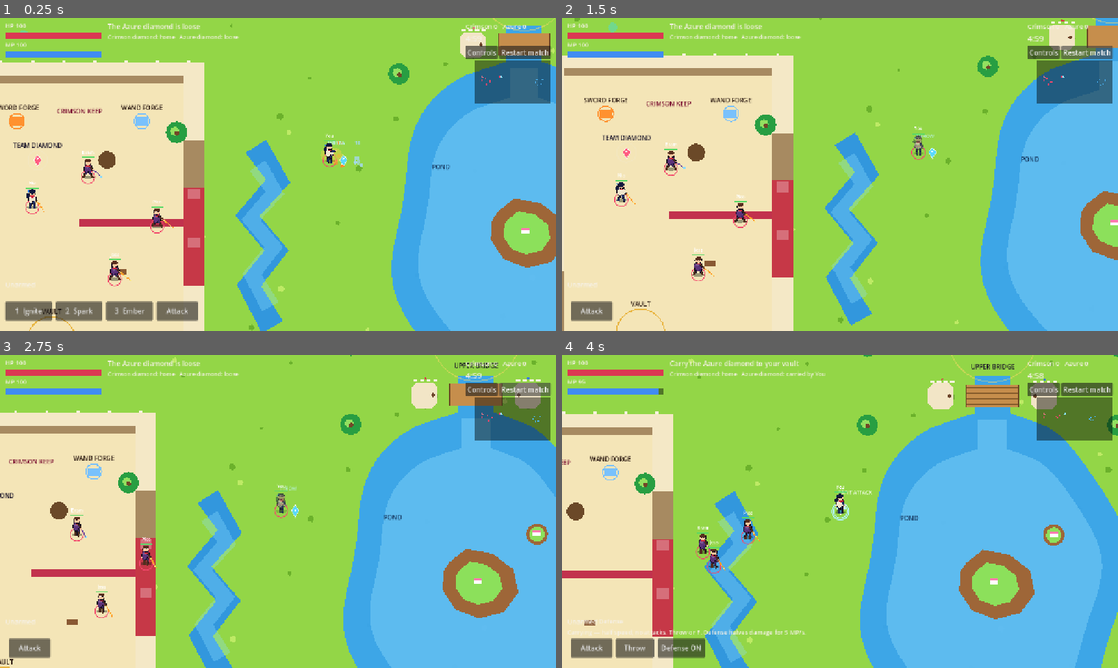
Above: before the commit, frames 1-4 (two rows, left to right).
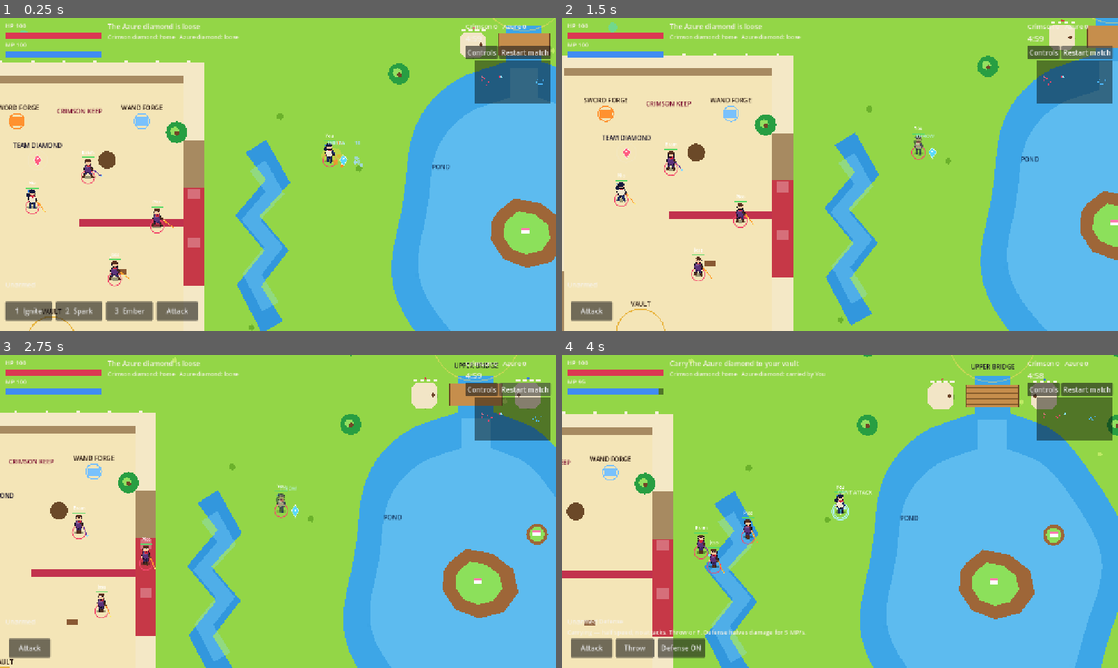
Above: after the commit, the same moments.

Repository: thomakhy025-code/black-forest-godot
Game: Godot game, scene res://scenes/smoke.tscn
The game is run twice, just before and just after one commit, with the same random seed, the same clock (stepped at 60 frames per second) and the same inputs. This scene is started directly instead of the project's main scene.
Inputs (mouse positions are in pixels of both pictures, inside the frame that each line leads up to):
- Up to frame 1 (0.25 s): no input
- Up to frame 2 (1.5 s): click "Restart match" at 0.5 s; click "Restart match" at 1.25 s
- Up to frame 3 (2.75 s): click "Restart match" at 2 s
- Up to frame 4 (4 s): tap Enter at 2.75 s; move the mouse to (962, 495) at 2.77 s; hold D (move_right) 2.78-3.5 s; tap J (attack) at 2.85 s; click (962, 495) at 2.92 s; tap Space (hop) at 3.02 s; tap G (guard) at 3.05 s; drag from (728, 527) to (845, 511) at 3.52 s

The runs differ from the first frame. In frame 1, 0.2% of the frame differs, in the area x 4-98%, y 1-100%; in frame 2, 0.3%; in frame 3, 0.4%, in the area x 12-99%, y 1-92%; in frame 4, 0.4%.

Commit message:
Stop redrawing the match on every frame.
Fighters, fire, and bot sight checks were rebuilt continuously, which made play stutter.

Co-authored-by: Cursor <cursoragent@cursor.com>

Diff:
--- a/scripts/balance.gd
+++ b/scripts/balance.gd
@@ -218,8 +218,15 @@
 	var g := {start: 0.0}
 	var f := {start: NODES[start].distance_to(NODES[goal])}
 	while open.size() > 0:
-		open.sort_custom(func(a, b): return float(f.get(a, 1e9)) < float(f.get(b, 1e9)))
-		var cur: String = open.pop_front()
+		var best_i := 0
+		var best_f := float(f.get(open[0], 1e9))
+		for i in range(1, open.size()):
+			var score := float(f.get(open[i], 1e9))
+			if score < best_f:
+				best_f = score
+				best_i = i
+		var cur: String = open[best_i]
+		open.remove_at(best_i)
 		if cur == goal:
 			var path: Array = [cur]
 			while came.has(path[0]):
--- a/scripts/diamond_view.gd
+++ b/scripts/diamond_view.gd
@@ -2,10 +2,15 @@
 
 var team := 0
 var bob := 0.0
+var _step := -1
 
 
 func _process(delta: float) -> void:
 	bob += delta
+	var step := int(bob * 6.0)
+	if step == _step:
+		return
+	_step = step
 	queue_redraw()
 
 
--- a/scripts/fighter_visual.gd
+++ b/scripts/fighter_visual.gd
@@ -22,6 +22,14 @@
 
 var _flip := 1.0
 var _origin := Vector2.ZERO
+var _pose := -1
+var _oval_pts := PackedVector2Array([
+	Vector2.ZERO, Vector2.ZERO, Vector2.ZERO, Vector2.ZERO,
+	Vector2.ZERO, Vector2.ZERO, Vector2.ZERO, Vector2.ZERO,
+])
+var _quad := PackedVector2Array([Vector2.ZERO, Vector2.ZERO, Vector2.ZERO, Vector2.ZERO])
+
+static var _circle := PackedVector2Array()
 
 
 func sync_from(u) -> void:
@@ -41,11 +49,54 @@
 	hit_flash = float(u.hit_flash)
 
 
+func _ready() -> void:
+	_ensure_circle()
+
+
+func _ensure_circle() -> void:
+	if not _circle.is_empty():
+		return
+	for i in 8:
+		var a := TAU * float(i) / 8.0
+		_circle.append(Vector2(cos(a), sin(a)))
+
+
 func _process(delta: float) -> void:
+	_ensure_circle()
+	var moving := (move_blend > 0.05 and not dead) or casting or channeling
 	if move_blend > 0.05 and not dead:
 		gait += delta * (2.2 + move_blend * 8.0)
 	elif casting or channeling:
 		gait += delta * 6.0
+	var step := 0
+	if moving:
+		step = int(gait * 1.5) & 7
+	var pose := step
+	pose = pose * 4 + _view_id()
+	pose = pose * 3 + _weapon_id()
+	pose = pose * 8 + mini(int(swing * 12.0), 7)
+	pose = pose * 8 + mini(int(attack_wind * 12.0), 7)
+	if dead:
+		pose += 100000
+	if carrying:
+		pose += 200000
+	if casting:
+		pose += 400000
+	if channeling:
+		pose += 800000
+	if dashing:
+		pose += 1600000
+	if ghost:
+		pose += 3200000
+	if hit_flash > 0.0:
+		pose += 6400000
+	if gender == "male":
+		pose += 12800000
+	if team == 1:
+		pose += 25600000
+	if pose == _pose:
+		return
+	_pose = pose
 	queue_redraw()
 
 
@@ -103,6 +154,25 @@
 		_sword_arm(outline, skin)
 
 
+func _view_id() -> int:
+	var view := _facing_view()
+	if view == "back":
+		return 1
+	if view == "right":
+		return 2
+	if view == "left":
+		return 3
+	return 0
+
+
+func _weapon_id() -> int:
+	if weapon_kind == "sword":
+		return 1
+	if weapon_kind == "wand":
+		return 2
+	return 0
+
+
 func _facing_view() -> String:
 	var names: PackedStringArray = PackedStringArray(["front", "back", "right", "left"])
 	var angles: Array[float] = [PI * 0.5, -PI * 0.5, 0.0, PI]
@@ -208,16 +278,20 @@
 		return
 	var dir := delta / length
 	var n := Vector2(-dir.y, dir.x) * radius
-	draw_colored_polygon(PackedVector2Array([_p(a + n), _p(a - n), _p(b - n), _p(b + n)]), color)
-	_oval(a, radius, radius, color)
-	_oval(b, radius, radius, color)
+	_quad[0] = _p(a + n)
+	_quad[1] = _p(a - n)
+	_quad[2] = _p(b - n)
+	_quad[3] = _p(b + n)
+	draw_colored_polygon(_quad, color)
 
 
 func _oval(center: Vector2, rx: float, ry: float, color: Color) -> void:
 	var at := _p(center)
-	draw_set_transform(at, 0.0, Vector2(rx, ry))
-	draw_circle(Vector2.ZERO, 1.0, color)
-	draw_set_transform(Vector2.ZERO, 0.0, Vector2.ONE)
+	var sx := rx * _flip
+	for i in 8:
+		var c: Vector2 = _circle[i]
+		_oval_pts[i] = at + Vector2(c.x * sx, c.y * ry)
+	draw_colored_polygon(_oval_pts, color)
 
 
 func _p(point: Vector2) -> Vector2:
--- a/scripts/fx_layer.gd
+++ b/scripts/fx_layer.gd
@@ -2,35 +2,67 @@
 
 var sim: Node = null
 var _font: Font
+var _drawing := false
+var _dot := PackedVector2Array([
+	Vector2.ZERO, Vector2.ZERO, Vector2.ZERO, Vector2.ZERO,
+	Vector2.ZERO, Vector2.ZERO, Vector2.ZERO, Vector2.ZERO,
+])
+
+static var _circle := PackedVector2Array()
 
 
 func _ready() -> void:
 	sim = get_parent()
 	_font = ThemeDB.fallback_font
 	z_index = 20
+	if _circle.is_empty():
+		for i in 8:
+			var a := TAU * float(i) / 8.0
+			_circle.append(Vector2(cos(a), sin(a)))
 
 
 func _process(_delta: float) -> void:
-	queue_redraw()
+	var draw := _needs_draw()
+	if draw or _drawing:
+		queue_redraw()
+	_drawing = draw
+
+
+func _needs_draw() -> bool:
+	if sim == null or sim.get("phase") == "boot":
+		return false
+	if not sim.fires.is_empty() or not sim.shots.is_empty() or not sim.mega_fx.is_empty():
+		return true
+	if not sim.saber_fx.is_empty() or not sim.bursts.is_empty() or not sim.floats.is_empty():
+		return true
+	for u in sim.units:
+		if u.channel != null:
+			return true
+	for k in sim.keeps:
+		if float(k["cap"]) > 0.0:
+			return true
+	for d in sim.diamonds:
+		if float(d.bank) > 0.05 and d.carrier != null:
+			return true
+	return false
+
+
+func _blob(at: Vector2, radius: float, color: Color) -> void:
+	for i in 8:
+		var c: Vector2 = _circle[i]
+		_dot[i] = at + c * radius
+	draw_colored_polygon(_dot, color)
 
 
 func _draw() -> void:
 	if sim == null or sim.get("phase") == "boot":
 		return
 	for f in sim.fires:
-		var a := clampf(float(f.t) / 5.0, 0.0, 1.0)
-		draw_circle(f.pos, float(f.r) * 1.15, Color(0.55, 0.08, 0.02, 0.28 * a))
-		draw_circle(f.pos, float(f.r), Color(1.0, 0.38, 0.05, 0.5 * a))
-		draw_circle(f.pos, float(f.r) * 0.45, Color(1.0, 0.86, 0.35, 0.75 * a))
-		draw_circle(f.pos, float(f.r) * 0.16, Color(1.0, 0.98, 0.85, 0.9 * a))
+		var a := clampf(float(f.t) / 2.4, 0.0, 1.0)
+		_blob(f.pos, float(f.r), Color(1.0, 0.42, 0.08, 0.62 * a))
 	for s in sim.shots:
 		if s.kind == "fireball":
-			var tail := Vector2(s.vx, s.vy)
-			if tail.length_squared() > 0.01:
-				tail = tail.normalized()
-			draw_circle(s.pos - tail * 0.45, 0.34, Color(1.0, 0.28, 0.02, 0.35))
-			draw_circle(s.pos, 0.42, Color(1.0, 0.42, 0.06, 0.55))
-			draw_circle(s.pos, 0.2, Color(1.0, 0.97, 0.75, 0.95))
+			_blob(s.pos, 0.28, Color(1.0, 0.45, 0.08, 0.9))
 		elif s.kind == "gem":
 			var gem: Vector2 = s.pos
 			draw_colored_polygon(PackedVector2Array([
@@ -84,7 +116,7 @@
 	for p in sim.bursts:
 		var c: Color = p.color
 		c.a = clampf(float(p.t) / 0.35, 0.0, 1.0)
-		draw_circle(p.pos, float(p.r), c)
+		_blob(p.pos, float(p.r), c)
 	if _font == null:
 		return
 	for f2 in sim.floats:
--- a/scripts/hud.gd
+++ b/scripts/hud.gd
@@ -31,6 +31,7 @@
 var again_btn: Button
 var minimap: Control
 var _skill_buttons := {}
+var _map_wait := 0.0
 
 
 func _ready() -> void:
@@ -165,7 +166,9 @@
 		var def: Dictionary = Balance.SKILLS[id]
 		var extra := "" if cd <= 0.0 else "  %.1f" % cd
 		btn.text = "%s  %s%s" % [def["key"], Balance.SHORT[id], extra]
-	if minimap:
+	_map_wait += _delta
+	if minimap and _map_wait >= 0.12:
+		_map_wait = 0.0
 		minimap.queue_redraw()
 
 
--- a/scripts/match.gd
+++ b/scripts/match.gd
@@ -48,6 +48,10 @@
 var result = null
 var last_data: Dictionary = {}
 var _clone_seq := 1
+var _steer := {}
+var _block_shape := CircleShape2D.new()
+var _block_query := PhysicsShapeQueryParameters2D.new()
+var _ray := PhysicsRayQueryParameters2D.new()
 
 @onready var camera: Camera2D = $Camera2D
 @onready var unit_root: Node2D = $Units
@@ -57,6 +61,13 @@
 func _ready() -> void:
 	camera.zoom = Vector2(32, 32)
 	camera.make_current()
+	unit_root.y_sort_enabled = true
+	_block_query.collide_with_bodies = true
+	_block_query.collide_with_areas = false
+	_block_query.shape = _block_shape
+	_ray.collide_with_bodies = true
+	_ray.collide_with_areas = false
+	_ray.hit_from_inside = false
 
 
 func start_match(data: Dictionary, record_results: bool = true, show_help: bool = false) -> void:
@@ -76,6 +87,7 @@
 	bursts.clear()
 	mega_fx.clear()
 	saber_fx.clear()
+	_steer.clear()
 	for child in unit_root.get_children():
 		child.free()
 	units.clear()
@@ -342,31 +354,51 @@
 	if pos.x - radius < 1.0 or pos.y - radius < 1.5 or pos.x + radius > Balance.MAP_W - 1.0 or pos.y + radius > Balance.MAP_H - 1.5:
 		return true
 	var space := get_world_2d().direct_space_state
-	var params := PhysicsShapeQueryParameters2D.new()
-	var shape := CircleShape2D.new()
-	shape.radius = maxf(0.05, radius)
-	params.shape = shape
-	params.transform = Transform2D(0.0, pos)
-	params.collision_mask = mask_for(team)
-	params.collide_with_bodies = true
-	params.collide_with_areas = false
-	if not space.intersect_shape(params, 1).is_empty():
+	_block_shape.radius = maxf(0.05, radius)
+	_block_query.transform = Transform2D(0.0, pos)
+	_block_query.collision_mask = mask_for(team)
+	if not space.intersect_shape(_block_query, 1).is_empty():
 		return true
 	return keep_blocks(pos, team)
 
 
 func los(a: Vector2, b: Vector2, team: int) -> bool:
-	for i in 14:
-		var p := a.lerp(b, float(i + 1) / 14.0)
-		if blocked_circle(p, 0.175, team):
-			return false
-	return true
+	if a.distance_squared_to(b) < 0.04:
+		return true
+	var space := get_world_2d().direct_space_state
+	_ray.from = a
+	_ray.to = b
+	_ray.collision_mask = mask_for(team)
+	if not space.intersect_ray(_ray).is_empty():
+		return false
+	return not _segment_hits_keep(a, b, team)
+
+
+func _segment_hits_keep(a: Vector2, b: Vector2, team: int) -> bool:
+	var delta := b - a
+	var len2 := delta.length_squared()
+	for k in keeps:
+		if float(k["down"]) > 0.0:
+			continue
+		var center: Vector2 = k["pos"]
+		var t := 0.0
+		if len2 > 0.0001:
+			t = clampf((center - a).dot(delta) / len2, 0.0, 1.0)
+		if keep_blocks(a + delta * t, team):
+			return true
+	return false
 
 
 func steer_point(u, goal: Vector2) -> Vector2:
 	if los(u.global_position, goal, u.team):
 		return goal
-	var path: Array = Balance.astar(Balance.closest_node(u.global_position), Balance.closest_node(goal))
+	var start := Balance.closest_node(u.global_position)
+	var goal_id := Balance.closest_node(goal)
+	var cached: Dictionary = _steer.get(u.unit_id, {})
+	var path: Array = cached.get("path", [])
+	if str(cached.get("from", "")) != start or str(cached.get("to", "")) != goal_id:
+		path = Balance.astar(start, goal_id)
+		_steer[u.unit_id] = {"from": start, "to": goal_id, "path": path}
 	var here: float = u.global_position.distance_to(goal)
 	for id in path:
 		var n: Vector2 = Balance.NODES[id]
@@ -1235,8 +1267,8 @@
 			s.pos += Vector2(s.vx, s.vy) * dt / float(steps)
 			if s.kind == "fireball":
 				s.trail += speed * dt / float(steps)
-				while s.trail >= 0.55:
-					s.trail -= 0.55
+				while s.trail >= 1.6:
+					s.trail -= 1.6
 					drop_fire(s.pos)
 				var hit = fireball_hit(s)
 				if hit != null:
@@ -1367,10 +1399,10 @@
 	var f := State.new()
 	f.pos = at
 	f.r = 0.45
-	f.t = 5.0
+	f.t = 2.4
 	fires.append(f)
-	if fires.size() > 420:
-		fires = fires.slice(fires.size() - 420)
+	if fires.size() > 40:
+		fires = fires.slice(fires.size() - 40)
 
 
 func standing_in_fire(u) -> bool:
@@ -1472,8 +1504,8 @@
 		p.color = color
 		p.r = 0.08 + randf() * 0.12
 		bursts.append(p)
-	if bursts.size() > 240:
-		bursts = bursts.slice(bursts.size() - 240)
+	if bursts.size() > 48:
+		bursts = bursts.slice(bursts.size() - 48)
 
 
 func _tick_fires(dt: float) -> void:
@@ -1540,26 +1572,33 @@
 
 func _sync_world() -> void:
 	for k in keeps:
-		var visual: Polygon2D = k["visual"]
+		var color := Color(0.95, 0.9, 0.78)
 		if float(k["down"]) > 0.0:
-			visual.color = Color(0.32, 0.28, 0.26, 0.55)
+			color = Color(0.32, 0.28, 0.26, 0.55)
 		elif int(k["owner"]) == 0:
-			visual.color = Color(0.86, 0.32, 0.42)
+			color = Color(0.86, 0.32, 0.42)
 		elif int(k["owner"]) == 1:
-			visual.color = Color(0.32, 0.55, 0.9)
-		else:
-			visual.color = Color(0.95, 0.9, 0.78)
+			color = Color(0.32, 0.55, 0.9)
+		_paint(k, color)
 	for group in [towers, [outpost]]:
 		for p in group:
 			if p == null:
 				continue
-			var vis: Polygon2D = p["visual"]
+			var color2 := Color(0.95, 0.9, 0.78)
 			if int(p["owner"]) == 0:
-				vis.color = Color(0.86, 0.32, 0.42)
+				color2 = Color(0.86, 0.32, 0.42)
 			elif int(p["owner"]) == 1:
-				vis.color = Color(0.32, 0.55, 0.9)
-			else:
-				vis.color = Color(0.96, 0.86, 0.55) if str(p.get("name", "")) == "Middle Outpost" else Color(0.95, 0.9, 0.78)
+				color2 = Color(0.32, 0.55, 0.9)
+			elif str(p.get("name", "")) == "Middle Outpost":
+				color2 = Color(0.96, 0.86, 0.55)
+			_paint(p, color2)
+
+
+func _paint(record: Dictionary, color: Color) -> void:
+	if record.get("_tint", null) == color:
+		return
+	record["_tint"] = color
+	(record["visual"] as Polygon2D).color = color
 
 
 func _separate(u) -> void:
@@ -1623,6 +1662,7 @@
 	bursts.clear()
 	mega_fx.clear()
 	saber_fx.clear()
+	_steer.clear()
 	for child in unit_root.get_children():
 		child.free()
 	units.clear()
--- a/scripts/profile.gd
+++ b/scripts/profile.gd
@@ -1,5 +1,5 @@
 extends Node
-## Local purse, stats, and skill cards. The browser account server is not used.
+## Local name, stats, and match record. The old card loadout is not used.
 
 const SAVE_PATH := "user://black-forest-profile.cfg"
 const Balance = preload("res://scripts/balance.gd")
@@ -21,16 +21,12 @@
 	_bind("throw", [KEY_F])
 	_bind("interact", [KEY_E])
 	_bind("hop", [KEY_SPACE])
-	_bind("weapon", [KEY_V])
 	_bind("guard", [KEY_G])
 	_bind("help", [KEY_H])
 	_bind("dismiss", [KEY_ESCAPE, KEY_ENTER])
 	_bind("skill1", [KEY_1])
 	_bind("skill2", [KEY_2])
 	_bind("skill3", [KEY_3])
-	_bind("skill4", [KEY_4])
-	_bind("skill5", [KEY_5])
-	_bind("skill6", [KEY_6])
 
 
 func _bind(action: String, keys: Array) -> void:
@@ -51,12 +47,7 @@
 		"coins": 10000,
 		"diamonds": 1000,
 		"stats": {"atk": 0, "spd": 0, "hp": 0, "cdr": 0, "mp": 0},
-		"cards": {"fireball": 10, "ice": 10, "firesword": 10, "lightning": 10, "mega": 10, "saber": 10},
-		"unlocked": {"fireball": false, "ice": false, "firesword": false, "lightning": false, "mega": false, "saber": false},
-		"equipped": {"fireball": false, "ice": false, "firesword": false, "lightning": false, "mega": false, "saber": false},
-		"free_unlocks": 2,
 		"tokens": 0,
-		"pending_draw": false,
 		"wins": 0,
 		"matches": 0,
 		"help_seen": false
@@ -73,6 +64,8 @@
 		return
 	_merge(data, saved)
 	_migrate_stats()
+	for key in ["cards", "unlocked", "equipped", "free_unlocks", "pending_draw"]:
+		data.erase(key)
 
 
 func _merge(dst: Dictionary, src: Dictionary) -> void:
@@ -129,99 +122,16 @@
 	return clean
 
 
-func equipped_ids() -> Array:
-	var ids: Array = []
-	for id in Balance.SKILL_ORDER:
-		if data["equipped"].get(id, false):
-			ids.append(id)
-	return ids
-
-
-func unlock(id: String) -> Dictionary:
-	if data["unlocked"].get(id, false):
-		return {"ok": true, "already": true}
-	if int(data["cards"].get(id, 0)) < 10:
-		return {"ok": false, "reason": "Need 10 %s cards." % Balance.SKILLS[id]["name"]}
-	var waived: bool = int(data["free_unlocks"]) > 0
-	if not waived and int(data["coins"]) < 10000:
-		return {"ok": false, "reason": "Need 10,000 coins."}
-	data["cards"][id] = int(data["cards"][id]) - 10
-	if waived:
-		data["free_unlocks"] = int(data["free_unlocks"]) - 1
-	else:
-		data["coins"] = int(data["coins"]) - 10000
-	data["unlocked"][id] = true
-	data["equipped"][id] = true
-	save_data()
-	return {"ok": true, "waived": waived}
-
-
-func toggle_equip(id: String) -> void:
-	if not data["unlocked"].get(id, false):
-		return
-	data["equipped"][id] = not bool(data["equipped"][id])
-	save_data()
-
-
 func apply_suggested() -> void:
 	data["stats"] = {"atk": 2, "spd": 2, "hp": 2, "cdr": 2, "mp": 2}
 	save_data()
 
 
-func prepare_loadout() -> void:
-	for id in Balance.SKILL_ORDER:
-		data["unlocked"][id] = true
-	if equipped_ids().size() != 3:
-		for id in Balance.SKILL_ORDER:
-			data["equipped"][id] = id == "fireball" or id == "ice" or id == "lightning"
-	save_data()
-
-
-func toggle_loadout(id: String) -> void:
-	if data["equipped"].get(id, false):
-		data["equipped"][id] = false
-	elif equipped_ids().size() < 3:
-		data["equipped"][id] = true
-	save_data()
-
-
-func roll_draw(pool: String) -> Dictionary:
-	var keys: Array = ["fireball", "ice"] if pool == "magic" else ["firesword", "lightning"]
-	var got := {"fireball": 0, "ice": 0, "firesword": 0, "lightning": 0}
-	for _i in 5:
-		var k: String = keys[randi() % keys.size()]
-		got[k] = int(got[k]) + 1
-		data["cards"][k] = int(data["cards"].get(k, 0)) + 1
-	return got
-
-
-func grant_draws(pool: String, times: int) -> Dictionary:
-	var sum := {"fireball": 0, "ice": 0, "firesword": 0, "lightning": 0}
-	for _i in times:
-		var got := roll_draw(pool)
-		for k in sum.keys():
-			sum[k] = int(sum[k]) + int(got[k])
-	save_data()
-	return sum
-
-
-func format_got(got: Dictionary) -> String:
-	var parts: Array = []
-	for k in Balance.SKILL_ORDER:
-		if int(got.get(k, 0)) > 0:
-			parts.append("%d %s" % [int(got[k]), Balance.SKILLS[k]["name"]])
-	if parts.is_empty():
-		return "nothing"
-	return ", ".join(parts)
-
-
-func note_match(won: bool, draw: bool) -> void:
+func note_match(won: bool, _draw: bool) -> void:
 	data["matches"] = int(data["matches"]) + 1
 	if won:
 		data["coins"] = int(data["coins"]) + 2500
 		data["diamonds"] = int(data["diamonds"]) + 100
 		data["tokens"] = int(data["tokens"]) + 1
 		data["wins"] = int(data["wins"]) + 1
-	elif draw:
-		data["pending_draw"] = true
 	save_data()
--- a/scripts/unit.gd
+++ b/scripts/unit.gd
@@ -69,6 +69,12 @@
 @onready var blade: Polygon2D = $Visual/WeaponPivot/Blade
 @onready var anim: AnimationPlayer = $AnimationPlayer
 @onready var sensor: Area2D = $Sensor
+@onready var body_col: CollisionShape2D = $CollisionShape2D
+
+var _draw_key := -1
+var _fade := 1.0
+var _motion := PhysicsTestMotionParameters2D.new()
+var _motion_hit := PhysicsTestMotionResult2D.new()
 
 
 func _ready() -> void:
@@ -78,11 +84,11 @@
 	collision_mask = Balance.LAYER_WALL
 	var shape := CircleShape2D.new()
 	shape.radius = radius
-	$CollisionShape2D.shape = shape
+	body_col.shape = shape
 	var sensor_shape := CircleShape2D.new()
 	sensor_shape.radius = 0.08
 	$Sensor/CollisionShape2D.shape = sensor_shape
-	sensor.monitoring = true
+	sensor.monitoring = false
 	sensor.monitorable = false
 	sensor.collision_layer = 0
 	sensor.collision_mask = Balance.LAYER_WATER | Balance.LAYER_BRIDGE | Balance.LAYER_ISLAND
@@ -126,7 +132,6 @@
 	if not active:
 		return
 	_sync_visual()
-	queue_redraw()
 
 
 func tick(dt: float) -> void:
@@ -137,7 +142,6 @@
 		respawn_t -= dt
 		if respawn_t <= 0.0:
 			sim.respawn_unit(self)
-		_sync_visual()
 		return
 	for id in cds.keys():
 		if float(cds[id]) > 0.0:
@@ -255,7 +259,6 @@
 	_follow_clones(dt)
 	if carrying != null:
 		carrying.pos = global_position + Vector2(0, -0.2)
-	_sync_visual()
 
 
 func predict_move(dt: float) -> void:
@@ -394,12 +397,10 @@
 
 
 func _motion_hits(motion: Vector2) -> bool:
-	var params := PhysicsTestMotionParameters2D.new()
-	params.from = global_transform
-	params.motion = motion
-	params.margin = 0.01
-	var result := PhysicsTestMotionResult2D.new()
-	return PhysicsServer2D.body_test_motion(get_rid(), params, result)
+	_motion.from = global_transform
+	_motion.motion = motion
+	_motion.margin = 0.01
+	return PhysicsServer2D.body_test_motion(get_rid(), _motion, _motion_hit)
 
 
 func root_locked() -> bool:
@@ -607,23 +608,6 @@
 				rig.set("carrying", carrying != null)
 
 
-func _view_for(angle: float) -> Dictionary:
-	var choices: Array = [
-		{"view": "front", "ang": PI / 2.0, "flip": false},
-		{"view": "back", "ang": -PI / 2.0, "flip": false},
-		{"view": "side", "ang": 0.0, "flip": false},
-		{"view": "side", "ang": PI, "flip": true}
-	]
-	var best: Dictionary = choices[0]
-	var best_d := 99.0
-	for choice in choices:
-		var d := absf(Balance.ang_diff(angle, float(choice["ang"])))
-		if d < best_d:
-			best_d = d
-			best = choice
-	return best
-
-
 func _stick_wish() -> Vector2:
 	if sim == null or sim.hud == null or not sim.hud.has_method("stick_wish"):
 		return Vector2.ZERO
@@ -632,33 +616,38 @@
 
 
 func _sync_visual() -> void:
-	if sprite:
-		sprite.visible = false
-	if blade:
-		blade.visible = false
 	if fighter and fighter.has_method("sync_from"):
 		fighter.sync_from(self)
-		if invuln > 0.0 and fmod(sim.time * 12.0, 1.0) < 0.35:
-			fighter.modulate.a = 0.45
-		else:
-			fighter.modulate.a = 1.0
-	z_index = int(global_position.y * 10.0)
-	$CollisionShape2D.disabled = dead
-	if anim == null:
-		return
-	var next := "lib/idle"
-	if dead:
-		next = "lib/death"
-	elif root_locked():
-		next = "lib/channel"
-	elif swing_vis > 0.0:
-		next = "lib/swing"
-	elif cast != null:
-		next = "lib/cast"
-	elif move_blend > 0.25:
-		next = "lib/walk"
-	if anim.current_animation != next:
-		anim.play(next)
+		var fade := 0.45 if invuln > 0.0 and fmod(sim.time * 12.0, 1.0) < 0.35 else 1.0
+		if fade != _fade:
+			_fade = fade
+			fighter.modulate.a = fade
+	if body_col.disabled != dead:
+		body_col.disabled = dead
+	if anim != null:
+		var next := "lib/idle"
+		if dead:
+			next = "lib/death"
+		elif root_locked():
+			next = "lib/channel"
+		elif swing_vis > 0.0:
+			next = "lib/swing"
+		elif cast != null:
+			next = "lib/cast"
+		elif move_blend > 0.25:
+			next = "lib/walk"
+		if anim.current_animation != next:
+			anim.play(next)
+	var key := int(hp)
+	key = key * 2 + (1 if swing_vis > 0.0 else 0)
+	key = key * 2 + (1 if guard and carrying != null else 0)
+	key = key * 2 + (1 if dead else 0)
+	key = key * 2 + (1 if cast != null else 0)
+	key = key * 4 + (1 if swing_kind == "rect" else 2 if swing_kind == "arc" else 0)
+	if key == _draw_key:
+		return
+	_draw_key = key
+	queue_redraw()
 
 
 func _draw() -> void:
--- a/scripts/world_builder.gd
+++ b/scripts/world_builder.gd
@@ -35,9 +35,9 @@
 	_grass(parent)
 	_bounds(parent)
 	for poly in rivers:
-		_area_poly(parent, poly, Balance.LAYER_WATER, "water", Color(0.18, 0.58, 0.9, 0.95))
+		_poly(parent, poly, Color(0.18, 0.58, 0.9, 0.95))
 		_poly(parent, inset_poly(poly, 0.78), Color(0.55, 0.88, 1.0, 0.32))
-	_area_poly(parent, pond_s, Balance.LAYER_WATER, "water", Color(0.22, 0.64, 0.94, 0.95))
+	_poly(parent, pond_s, Color(0.22, 0.64, 0.94, 0.95))
 	_poly(parent, inset_poly(pond_s, 0.8), Color(0.62, 0.9, 1.0, 0.34))
 
 	var isles: Array = []
@@ -45,12 +45,11 @@
 	isles.append({"pos": Vector2(96.8, 43.4) * 0.5, "r": 1.55 * 0.5})
 	for isle in isles:
 		if isle.has("poly"):
-			_area_poly(parent, isle["poly"], Balance.LAYER_ISLAND, "dry", Color(0.62, 0.4, 0.22, 1))
+			_poly(parent, isle["poly"], Color(0.62, 0.4, 0.22, 1))
 			_poly(parent, inset_poly(isle["poly"], 0.62), Color(0.55, 0.88, 0.36, 1))
 		else:
-			var circle := circle_poly(isle["pos"], float(isle["r"]), 18)
-			_area_poly(parent, circle, Balance.LAYER_ISLAND, "dry", Color(0.62, 0.4, 0.22, 1))
-			_poly(parent, circle_poly(isle["pos"], float(isle["r"]) * 0.72, 14), Color(0.55, 0.88, 0.36, 1))
+			_poly(parent, circle_poly(isle["pos"], float(isle["r"]), 12), Color(0.62, 0.4, 0.22, 1))
+			_poly(parent, circle_poly(isle["pos"], float(isle["r"]) * 0.72, 10), Color(0.55, 0.88, 0.36, 1))
 
 	var bridges: Array = []
 	var deck := 7.6
@@ -61,7 +60,7 @@
 	for rect_item in bridge_specs:
 		var rect: Rect2 = rect_item
 		var poly := rect_poly(rect)
-		_area_poly(parent, poly, Balance.LAYER_BRIDGE, "dry", Color(0.78, 0.56, 0.3, 1))
+		_poly(parent, poly, Color(0.78, 0.56, 0.3, 1))
 		for plank in 4:
 			var y: float = rect.position.y + rect.size.y * (float(plank) + 0.5) / 4.0
 			_poly(parent, rect_poly(Rect2(rect.position.x + 0.08, y, rect.size.x - 0.16, 0.05)), Color(0.5, 0.34, 0.16, 0.9))
@@ -531,7 +530,7 @@
 
 
 static func _tufts(parent: Node2D) -> void:
-	for i in 90:
+	for i in 36:
 		var x := 2.0 + float(_mix(i * 17 + 3) % 8400) / 100.0
 		var y := 5.2 + float(_mix(i * 29 + 11) % 3800) / 100.0
 		if y > 44.0:
@@ -616,21 +615,6 @@
 	return visual
 
 
-static func _area_poly(parent: Node, pts: PackedVector2Array, layer: int, kind: String, color: Color) -> void:
-	var area := Area2D.new()
-	area.collision_layer = layer
-	area.collision_mask = 0
-	area.monitoring = false
-	area.monitorable = true
-	area.set_meta("kind", kind)
-	var col := CollisionPolygon2D.new()
-	col.polygon = pts
-	area.add_child(col)
-	parent.add_child(area)
-	if kind == "water" or kind == "dry":
-		_poly(parent, pts, color)
-
-
 static func _ring(parent: Node, pos: Vector2, radius: float, color: Color) -> void:
 	var line := Line2D.new()
 	line.width = 0.08
